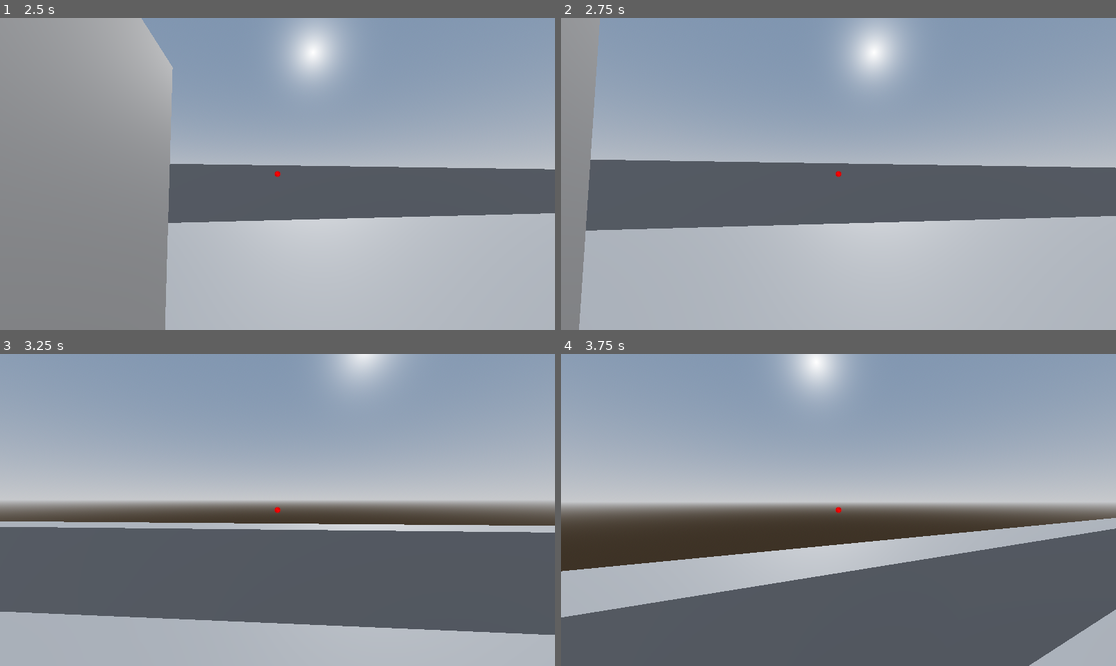
Above: before the commit, frames 1-4 (two rows, left to right).
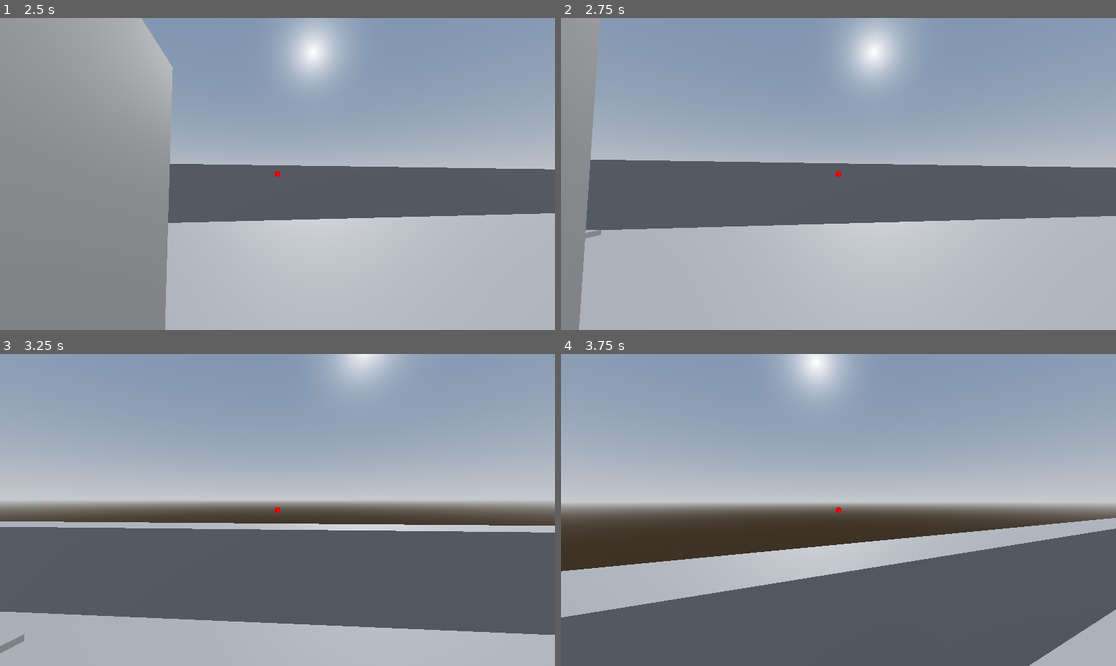
Above: after the commit, the same moments.

Repository: AntoninHUDRY/Q_panic
Game: Godot game, scene res://CameraTest.tscn
Same seed, same stepped clock (60 frames per second), same inputs: the game is played once before the commit and once after it.
Inputs (mouse positions are in pixels of both pictures, inside the frame that each line leads up to):
- Up to frame 1 (2.5 s): move the mouse to (305, 174) at 0.52 s; hold E (interact) 0.53-1.28 s; hold W (up) from 0.53 s (still down); click (305, 174) at 0.67 s; tap Space (jump) at 0.77, 1.52 s; move the mouse to (249, 174) at 1.27 s; tap C (clear_minicam) at 1.35 s; tap E (interact) at 1.55, 2.3 s; move the mouse to (288, 167) at 2.02 s; hold Ctrl (crouch) from 2.03 s (still down)
- Up to frame 2 (2.75 s): keep holding W (up); keep holding Ctrl (crouch)
- Up to frame 3 (3.25 s): keep holding W (up); move the mouse to (271, 516) at 2.77 s; release Ctrl (crouch) at 2.78 s; tap F (hold) at 2.85 s; click (271, 516) at 2.92 s; tap Space (jump) at 3.02 s; tap E (interact) at 3.05 s
- Up to frame 4 (3.75 s): keep holding W (up); move the mouse to (877, 513) at 3.52 s; hold E (interact) from 3.53 s (still down)

Frame 1 is identical in both runs. In frame 2, less than 0.1% of the frame differs, in the area x 4-8%, y 67-71%; in frame 3, 0.1%, in the area x 0-5%, y 89-96%; in frame 4, nothing differs.

Commit message:
Make door work with buttons

Diff:
--- a/CameraTest.tscn
+++ b/CameraTest.tscn
@@ -1,11 +1,10 @@
-[gd_scene load_steps=21 format=3 uid="uid://8ukrrg3tetb8"]
+[gd_scene load_steps=20 format=3 uid="uid://8ukrrg3tetb8"]
 
 [ext_resource type="Script" path="res://quantum/QuantumController.gd" id="2_3qsxb"]
 [ext_resource type="PackedScene" uid="uid://isnyipijubp4" path="res://Cube.tscn" id="3_8b4es"]
 [ext_resource type="Script" path="res://quantum/EntangledGroup.gd" id="3_fka2m"]
 [ext_resource type="PackedScene" uid="uid://wv3me4e1tqx5" path="res://Player.tscn" id="4_jlm4d"]
 [ext_resource type="PackedScene" uid="uid://0o7uhfxqs1jc" path="res://MiniCamera.tscn" id="5_0h0cn"]
-[ext_resource type="PackedScene" uid="uid://qfenrsmlfday" path="res://Door.tscn" id="7_deytm"]
 [ext_resource type="PackedScene" uid="uid://bxp67nejxfwsv" path="res://FloorButton.tscn" id="8_o6ekm"]
 [ext_resource type="PackedScene" uid="uid://cfm46bfyyqy6x" path="res://fix_Door.tscn" id="11_roepf"]
 
@@ -121,14 +120,12 @@
 transform = Transform3D(1, 0, 0, 0, 1, 0, 0, 0, 1, 0, -0.06, 0)
 shape = SubResource("BoxShape3D_mgkqc")
 
-[node name="Door" parent="." instance=ExtResource("7_deytm")]
-transform = Transform3D(1, 0, 0, 0, 1, 0, 0, 0, 1, -4, 1.60169, 0)
-
 [node name="FloorButton" parent="." instance=ExtResource("8_o6ekm")]
 transform = Transform3D(1, 0, 0, 0, 1, 0, 0, 0, 1, 0, 0.180907, 5.71613)
 
-[node name="Door2" parent="." instance=ExtResource("11_roepf")]
+[node name="Door2" parent="." node_paths=PackedStringArray("buttons") instance=ExtResource("11_roepf")]
 transform = Transform3D(1, 0, 0, 0, 1, 0, 0, 0, 1, 2.99172, 1.59217, 0)
+buttons = [NodePath("../FloorButton"), NodePath("../FloorButton2")]
 
 [node name="Wall2" type="StaticBody3D" parent="."]
 transform = Transform3D(1, 0, 0, 0, 1, 0, 0, 0, 1, -7.93942, 0.905261, -8.47043)
@@ -140,3 +137,6 @@
 [node name="CollisionShape3D" type="CollisionShape3D" parent="Wall2"]
 transform = Transform3D(1, 0, 0, 0, 1, 0, 0, 0, 1, 0, -0.06, 0)
 shape = SubResource("BoxShape3D_li12p")
+
+[node name="FloorButton2" parent="." instance=ExtResource("8_o6ekm")]
+transform = Transform3D(1, 0, 0, 0, 1, 0, 0, 0, 1, -4.50141, 0.110523, -13.2271)
--- /dev/null
+++ b/Door.gd
@@ -0,0 +1,22 @@
+extends Node3D
+
+class_name Door
+
+@export
+var buttons: Array[FloorButton] = []
+
+@onready
+var doorColloder: PhysicsDoor = $PhysicsDoor
+
+# Called when the node enters the scene tree for the first time.
+func _ready():
+	pass # Replace with function body.
+
+
+# Called every frame. 'delta' is the elapsed time since the previous frame.
+func _process(delta):
+	for button in buttons:
+		if not button.is_down:
+			doorColloder.lock()
+			return
+	doorColloder.unlock()
--- a/Door.tscn
+++ b/Door.tscn
@@ -43,6 +43,7 @@
 transform = Transform3D(1, 0, 0, 0, 1, 0, 0, 0, 1, -0.675902, 0, 0)
 collision_layer = 8
 collision_mask = 15
+mass = 62.36
 script = ExtResource("1_i2nwo")
 
 [node name="MeshInstance3D" type="MeshInstance3D" parent="PhysicsDoor"]
--- a/FloorButton.gd
+++ b/FloorButton.gd
@@ -1,4 +1,6 @@
 extends StaticBody3D
+
+class_name FloorButton
 
 @onready var anim = $AnimationPlayer
 @onready var area = $Area3D
--- a/PhysicsDoor.gd
+++ b/PhysicsDoor.gd
@@ -1,6 +1,8 @@
 extends RigidBody3D
 
+class_name PhysicsDoor
 
+var is_locked = true
 var is_open = false
 var highlighted = false
 @onready var outline = $MeshInstance3D/outline
@@ -28,6 +30,14 @@
 	else:
 		open_outward()
 
+func unlock():
+	is_locked = false
+
+func lock():
+	if is_open:
+		close()
+	is_locked = true
+
 func _open_to_rotation(to_rotation: float) -> void:
 	is_open = true
 	var tween: Tween = get_tree().create_tween()
@@ -48,10 +58,12 @@
 
 
 func _on_interactable_interacted(interactor) -> void:
-	if is_open:
-		close()
-	else:
-		open_away_from(interactor.position)
+	print("Interacting with door. is_locked: "+str(is_locked) + " is_open: "+ str(is_open))
+	if not is_locked:
+		if is_open:
+			close()
+		else:
+			open_away_from(interactor.position)
 
 
 func _on_interactable_unfocused(interactor) -> void:
--- a/fix_Door.tscn
+++ b/fix_Door.tscn
@@ -1,5 +1,6 @@
-[gd_scene load_steps=7 format=3 uid="uid://cfm46bfyyqy6x"]
+[gd_scene load_steps=8 format=3 uid="uid://cfm46bfyyqy6x"]
 
+[ext_resource type="Script" path="res://Door.gd" id="1_dfcxi"]
 [ext_resource type="Script" path="res://PhysicsDoor.gd" id="1_xs0yk"]
 [ext_resource type="PackedScene" uid="uid://cfw31sfi6y2ur" path="res://systems/interaction/interactable.tscn" id="3_qnc5v"]
 
@@ -27,6 +28,7 @@
 
 [node name="Door" type="Node3D"]
 transform = Transform3D(1, 0, 0, 0, 1, 0, 0, 0, 1, 0.657218, 0, 0)
+script = ExtResource("1_dfcxi")
 
 [node name="PhysicsDoor" type="RigidBody3D" parent="."]
 transform = Transform3D(1, 0, 0, 0, 1, 0, 0, 0, 1, -0.675, 0, 0)
